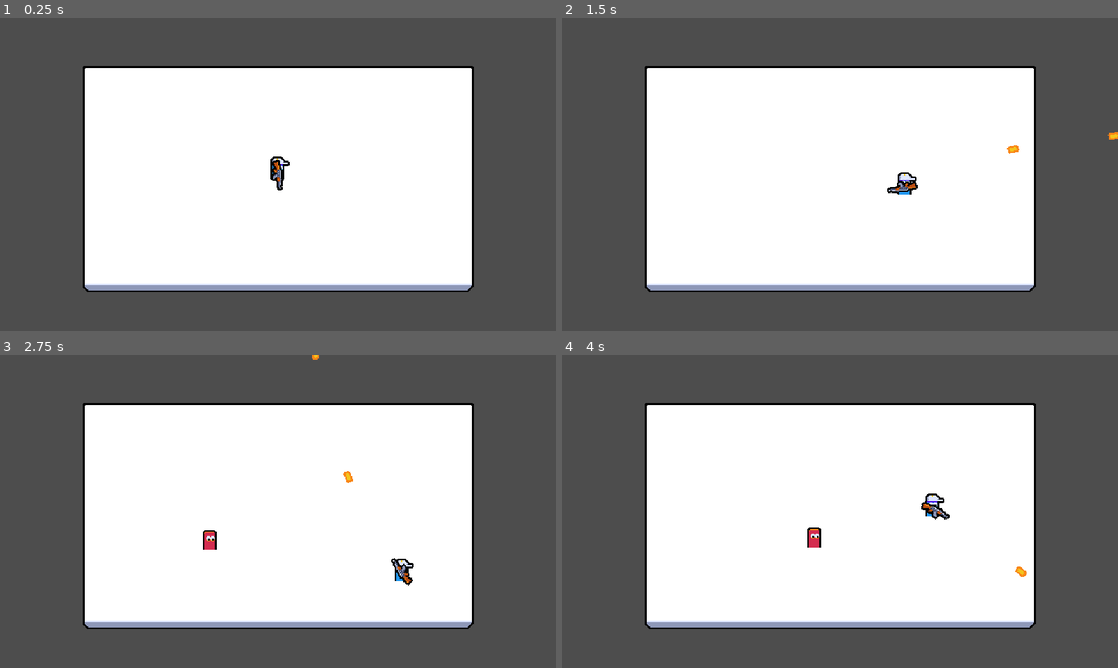
Above: before the commit, frames 1-4 (two rows, left to right).
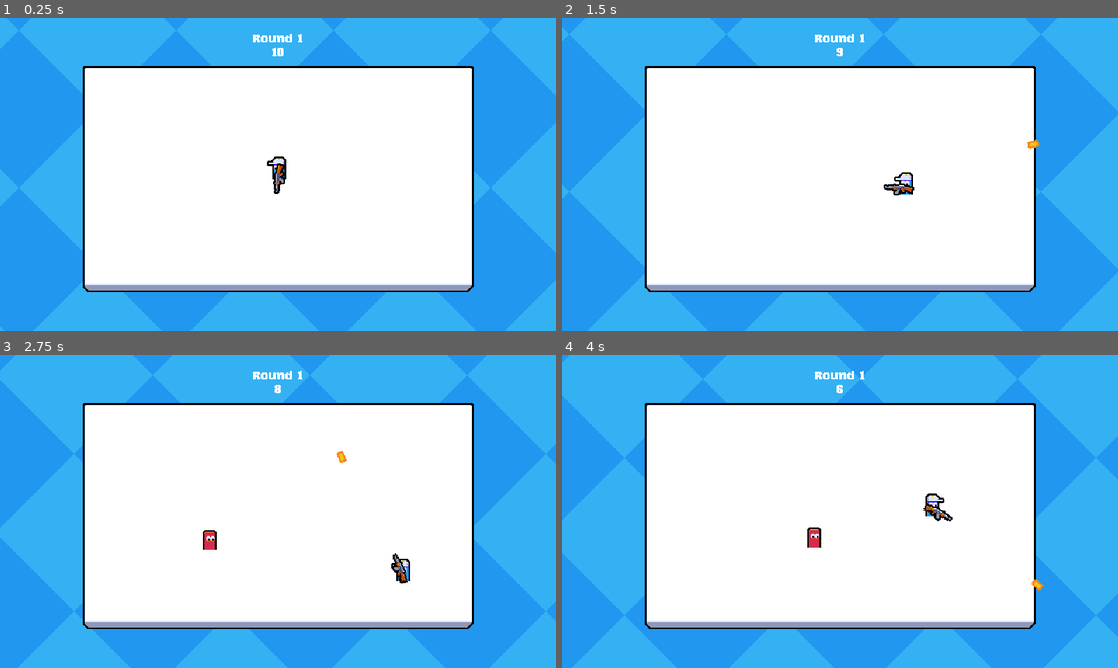
Above: after the commit, the same moments.

Repository: JonanBH/2dmpcourse
Game: Godot game, scene res://main.tscn
The game is run twice, just before and just after one commit, with the same random seed, the same clock (stepped at 60 frames per second) and the same inputs. This scene is started directly instead of the project's main scene.
Inputs (mouse positions are in pixels of both pictures, inside the frame that each line leads up to):
- Up to frame 1 (0.25 s): no input
- Up to frame 2 (1.5 s): move the mouse to (962, 158) at 0.52 s; press the mouse at (962, 158) at 0.53 s; hold D (move_right) 0.53-1.28 s; move the mouse to (728, 190) at 1.27 s; release the mouse at (728, 190) at 1.28 s; hold S (move_down) from 1.28 s (still down); click (728, 190) at 1.35 s
- Up to frame 3 (2.75 s): move the mouse to (333, 442) at 2.02 s; release S (move_down) at 2.03 s; press the mouse at (333, 442) at 2.03 s; hold D (move_right) from 2.03 s (still down)
- Up to frame 4 (4 s): move the mouse to (812, 574) at 2.77 s; release D (move_right) at 2.78 s; release the mouse at (812, 574) at 2.78 s; hold W (move_up) 2.78-3.53 s; click (812, 574) at 2.85 s; move the mouse to (1006, 558) at 3.52 s; press the mouse at (1006, 558) at 3.53 s; hold A (move_left) from 3.53 s (still down)

The runs differ from the first frame. In frame 1, 49% of the frame differs, in the area x 0-100%, y 0-100%; in frame 2, 49%; in frame 3, 49%; in frame 4, 49%.

Commit message:
feat: visual improvement and round data synchronization

Diff:
--- /dev/null
+++ b/autoload/background.tscn
@@ -0,0 +1,16 @@
+[gd_scene load_steps=4 format=3 uid="uid://xw5xs0vc3lu4"]
+
+[ext_resource type="Shader" uid="uid://b3ndpsfho0px2" path="res://resources/shader/background.gdshader" id="1_lsgk8"]
+[ext_resource type="Texture2D" uid="uid://bla5v6hhstc4o" path="res://assets/background.png" id="2_sdl01"]
+
+[sub_resource type="ShaderMaterial" id="ShaderMaterial_i5wg5"]
+shader = ExtResource("1_lsgk8")
+
+[node name="Background" type="Sprite2D"]
+texture_repeat = 2
+material = SubResource("ShaderMaterial_i5wg5")
+position = Vector2(330, 194)
+rotation = -0.785397
+texture = ExtResource("2_sdl01")
+region_enabled = true
+region_rect = Rect2(0, 0, 1200, 1200)
--- a/components/player_input_syncronizer_component.gd
+++ b/components/player_input_syncronizer_component.gd
@@ -13,5 +13,5 @@
 
 func gather_input() -> void:
 	movement_vector = Input.get_vector("move_left", "move_right", "move_up", "move_down", 0.2)
-	aim_vector = aim_root.global_position.direction_to(aim_root.get_global_mouse_position()).normalized()
+	aim_vector = aim_root.global_position.direction_to(aim_root.get_global_mouse_position())
 	is_attack_pressed = Input.is_action_pressed("attack")
--- /dev/null
+++ b/effect/muzzle_flash/muzzle_flash.tscn
@@ -0,0 +1,111 @@
+[gd_scene load_steps=11 format=3 uid="uid://fx6cvfwb5xo4"]
+
+[ext_resource type="Texture2D" uid="uid://btb55i4sg81g6" path="res://assets/particles.png" id="1_b85ay"]
+
+[sub_resource type="CanvasItemMaterial" id="CanvasItemMaterial_f5t5p"]
+particles_animation = true
+particles_anim_h_frames = 4
+particles_anim_v_frames = 1
+particles_anim_loop = false
+
+[sub_resource type="Gradient" id="Gradient_b85ay"]
+interpolation_mode = 1
+offsets = PackedFloat32Array(0, 0.369004, 0.693727)
+colors = PackedColorArray(0.952941, 0.768627, 0.109804, 1, 0.976471, 0.52549, 0.0901961, 1, 1, 1, 1, 1)
+
+[sub_resource type="GradientTexture1D" id="GradientTexture1D_f5t5p"]
+gradient = SubResource("Gradient_b85ay")
+
+[sub_resource type="Curve" id="Curve_dt8si"]
+_data = [Vector2(0, 0), 0.0, 0.0, 0, 0, Vector2(0.0841751, 1), 0.0, 0.0, 0, 0, Vector2(0.451178, 1), 0.0, 0.0, 0, 0, Vector2(1, 0), 0.0, 0.0, 0, 0]
+point_count = 4
+
+[sub_resource type="CurveTexture" id="CurveTexture_gufeg"]
+curve = SubResource("Curve_dt8si")
+
+[sub_resource type="ParticleProcessMaterial" id="ParticleProcessMaterial_dt8si"]
+particle_flag_disable_z = true
+angle_min = -720.0
+angle_max = 720.0
+spread = 10.0
+initial_velocity_min = 150.0
+initial_velocity_max = 300.0
+angular_velocity_min = -720.0
+angular_velocity_max = 720.0
+gravity = Vector3(0, 0, 0)
+damping_min = 900.0
+damping_max = 900.0
+scale_min = 0.5
+scale_curve = SubResource("CurveTexture_gufeg")
+color_initial_ramp = SubResource("GradientTexture1D_f5t5p")
+anim_offset_max = 1.0
+
+[sub_resource type="Animation" id="Animation_f5t5p"]
+length = 0.001
+tracks/0/type = "value"
+tracks/0/imported = false
+tracks/0/enabled = true
+tracks/0/path = NodePath(".:emitting")
+tracks/0/interp = 1
+tracks/0/loop_wrap = true
+tracks/0/keys = {
+"times": PackedFloat32Array(0),
+"transitions": PackedFloat32Array(1),
+"update": 1,
+"values": [false]
+}
+
+[sub_resource type="Animation" id="Animation_b85ay"]
+resource_name = "default"
+step = 0.05
+tracks/0/type = "value"
+tracks/0/imported = false
+tracks/0/enabled = true
+tracks/0/path = NodePath(".:emitting")
+tracks/0/interp = 1
+tracks/0/loop_wrap = true
+tracks/0/keys = {
+"times": PackedFloat32Array(0),
+"transitions": PackedFloat32Array(1),
+"update": 1,
+"values": [true]
+}
+tracks/1/type = "method"
+tracks/1/imported = false
+tracks/1/enabled = true
+tracks/1/path = NodePath(".")
+tracks/1/interp = 1
+tracks/1/loop_wrap = true
+tracks/1/keys = {
+"times": PackedFloat32Array(1),
+"transitions": PackedFloat32Array(1),
+"values": [{
+"args": [],
+"method": &"queue_free"
+}]
+}
+
+[sub_resource type="AnimationLibrary" id="AnimationLibrary_dt8si"]
+_data = {
+&"RESET": SubResource("Animation_f5t5p"),
+&"default": SubResource("Animation_b85ay")
+}
+
+[node name="MuzzleFlash" type="GPUParticles2D"]
+material = SubResource("CanvasItemMaterial_f5t5p")
+emitting = false
+amount = 5
+texture = ExtResource("1_b85ay")
+lifetime = 0.2
+one_shot = true
+preprocess = 0.05
+explosiveness = 0.9
+fixed_fps = 0
+interpolate = false
+process_material = SubResource("ParticleProcessMaterial_dt8si")
+
+[node name="AnimationPlayer" type="AnimationPlayer" parent="."]
+libraries = {
+&"": SubResource("AnimationLibrary_dt8si")
+}
+autoplay = "default"
--- a/entities/player/player.gd
+++ b/entities/player/player.gd
@@ -1,12 +1,15 @@
 class_name Player extends CharacterBody2D
 
 @onready var player_input_syncronizer_component: PlayerInputSynchronizerComponent = $PlayerInputSyncronizerComponent
-@onready var weapon_root: Node2D = $WeaponRoot
+@onready var visuals: Node2D = $Visuals
+@onready var weapon_root: Node2D = $Visuals/WeaponRoot
 @onready var fire_rate_timer: Timer = $FireRateTimer
 @onready var health_component: HealthComponent = $HealthComponent
+@onready var animation_player: AnimationPlayer = $AnimationPlayer
+@onready var barrel_position: Marker2D = %BarrelPosition
 
 var bullet_scene : PackedScene = preload("uid://i6a54pjcj6nb")
-
+var muzzle_flash_scene : PackedScene = preload("uid://fx6cvfwb5xo4")
 
 var input_multiplayer_authority : int = 1
 
@@ -16,31 +19,54 @@
 
 
 func _process(_delta: float) -> void:
-	var aim_position = weapon_root.global_position \
-			+ player_input_syncronizer_component.aim_vector
-
-	weapon_root.look_at(aim_position)
+	_update_aim_position()
 
 	if is_multiplayer_authority():
 		velocity = player_input_syncronizer_component.movement_vector * 100
 		move_and_slide()
 
 		if(player_input_syncronizer_component.is_attack_pressed):
-			try_create_bullet()
+			try_fire()
 
 
-func try_create_bullet() -> void:
+func _update_aim_position() -> void:
+	var aim_position = weapon_root.global_position \
+			+ player_input_syncronizer_component.aim_vector
+
+	var aim_vector :Vector2 = player_input_syncronizer_component.aim_vector
+
+	visuals.scale = Vector2.ONE if aim_vector.x >= 0 else Vector2(-1, 1)
+
+	weapon_root.look_at(aim_position)
+
+
+func try_fire() -> void:
 	if not fire_rate_timer.is_stopped():
 		return
 
 	var bullet := bullet_scene.instantiate() as Bullet
-	bullet.global_position = weapon_root.global_position
+	bullet.global_position = barrel_position.global_position
 
 	bullet.start(player_input_syncronizer_component.aim_vector.normalized())
 	get_parent().add_child(bullet, true)
 
 	fire_rate_timer.start()
 
+	_play_fire_effects.rpc()
+
+@rpc("authority", "call_local", "unreliable")
+func _play_fire_effects() -> void:
+	if animation_player.is_playing():
+		animation_player.stop()
+
+	animation_player.play("fire")
+
+	var muzzle_flash : Node2D = muzzle_flash_scene.instantiate()
+	muzzle_flash.global_position = barrel_position.global_position
+	muzzle_flash.rotation = barrel_position.global_rotation
+	get_parent().add_child(muzzle_flash)
+
+
 
 func _on_died() -> void:
 	print("Player died")
--- a/entities/player/player.tscn
+++ b/entities/player/player.tscn
@@ -6,6 +6,68 @@
 [ext_resource type="Texture2D" uid="uid://3py6iwcewkd5" path="res://entities/player/player-medium.png" id="3_sglur"]
 [ext_resource type="Texture2D" uid="uid://rm3uk3fjgcyp" path="res://entities/player/rifle.png" id="4_bls4j"]
 [ext_resource type="PackedScene" uid="uid://cagdrvllq4n4q" path="res://components/hurtbox_component.tscn" id="6_8fjmc"]
+
+[sub_resource type="Animation" id="Animation_qiwj3"]
+length = 0.001
+tracks/0/type = "value"
+tracks/0/imported = false
+tracks/0/enabled = true
+tracks/0/path = NodePath("Visuals/WeaponRoot/WeaponAnimationRoot:scale")
+tracks/0/interp = 1
+tracks/0/loop_wrap = true
+tracks/0/keys = {
+"times": PackedFloat32Array(0),
+"transitions": PackedFloat32Array(1),
+"update": 0,
+"values": [Vector2(1, 1)]
+}
+tracks/1/type = "value"
+tracks/1/imported = false
+tracks/1/enabled = true
+tracks/1/path = NodePath("Visuals/WeaponRoot/WeaponAnimationRoot:rotation")
+tracks/1/interp = 1
+tracks/1/loop_wrap = true
+tracks/1/keys = {
+"times": PackedFloat32Array(0),
+"transitions": PackedFloat32Array(1),
+"update": 0,
+"values": [0.0]
+}
+
+[sub_resource type="Animation" id="Animation_8fjmc"]
+resource_name = "fire"
+length = 0.15
+step = 0.02
+tracks/0/type = "value"
+tracks/0/imported = false
+tracks/0/enabled = true
+tracks/0/path = NodePath("Visuals/WeaponRoot/WeaponAnimationRoot:scale")
+tracks/0/interp = 1
+tracks/0/loop_wrap = true
+tracks/0/keys = {
+"times": PackedFloat32Array(0, 0.06, 0.15),
+"transitions": PackedFloat32Array(1, 1, 1),
+"update": 0,
+"values": [Vector2(1, 1), Vector2(0.6, 1.4), Vector2(1, 1)]
+}
+tracks/1/type = "value"
+tracks/1/imported = false
+tracks/1/enabled = true
+tracks/1/path = NodePath("Visuals/WeaponRoot/WeaponAnimationRoot:rotation")
+tracks/1/interp = 1
+tracks/1/loop_wrap = true
+tracks/1/keys = {
+"times": PackedFloat32Array(0, 0.0167537, 0.0711241, 0.15),
+"transitions": PackedFloat32Array(1, 1, 1, 1),
+"update": 0,
+"values": [0.0, -0.10472, 0.0523599, 0.0]
+}
+
+[sub_resource type="AnimationLibrary" id="AnimationLibrary_26q78"]
+_data = {
+&"RESET": SubResource("Animation_qiwj3"),
+&"fire": SubResource("Animation_8fjmc")
+}
 
 [sub_resource type="SceneReplicationConfig" id="SceneReplicationConfig_abrql"]
 properties/0/path = NodePath(".:global_position")
@@ -22,11 +84,16 @@
 motion_mode = 1
 script = ExtResource("1_symyc")
 
+[node name="AnimationPlayer" type="AnimationPlayer" parent="."]
+libraries = {
+&"": SubResource("AnimationLibrary_26q78")
+}
+
 [node name="HealthComponent" parent="." instance=ExtResource("2_fkugw")]
 max_health = 5
 
 [node name="PlayerInputSyncronizerComponent" parent="." node_paths=PackedStringArray("aim_root") instance=ExtResource("2_abrql")]
-aim_root = NodePath("../WeaponRoot")
+aim_root = NodePath("../Visuals/WeaponRoot")
 
 [node name="MultiplayerSynchronizer" type="MultiplayerSynchronizer" parent="."]
 replication_config = SubResource("SceneReplicationConfig_abrql")
@@ -39,19 +106,28 @@
 position = Vector2(0, -10)
 shape = SubResource("CircleShape2D_symyc")
 
-[node name="Sprite2D" type="Sprite2D" parent="."]
+[node name="Visuals" type="Node2D" parent="."]
+
+[node name="Sprite2D" type="Sprite2D" parent="Visuals"]
 position = Vector2(0, -16)
 texture = ExtResource("3_sglur")
 centered = false
 offset = Vector2(-9, -10)
 
-[node name="WeaponRoot" type="Node2D" parent="."]
+[node name="WeaponRoot" type="Node2D" parent="Visuals"]
 position = Vector2(0, -8)
 
-[node name="Sprite2D" type="Sprite2D" parent="WeaponRoot"]
+[node name="WeaponAnimationRoot" type="Node2D" parent="Visuals/WeaponRoot"]
+position = Vector2(4, 0)
+
+[node name="Sprite2D" type="Sprite2D" parent="Visuals/WeaponRoot/WeaponAnimationRoot"]
 texture = ExtResource("4_bls4j")
 centered = false
 offset = Vector2(-14, -6)
+
+[node name="BarrelPosition" type="Marker2D" parent="Visuals/WeaponRoot/WeaponAnimationRoot"]
+unique_name_in_owner = true
+position = Vector2(20, -1)
 
 [node name="HurtboxComponent" parent="." node_paths=PackedStringArray("health_component") instance=ExtResource("6_8fjmc")]
 position = Vector2(0, -8)
--- a/main.gd
+++ b/main.gd
@@ -4,6 +4,7 @@
 
 @onready var multiplayer_spawner: MultiplayerSpawner = $MultiplayerSpawner
 @onready var player_spawn_position: Marker2D = $PlayerSpawnPosition
+@onready var enemy_manager: EnemyManager = $EnemyManager
 
 var player_scene : PackedScene = preload("uid://bjmdbk30ebfj")
 
@@ -22,3 +23,4 @@
 func peer_ready() -> void:
 	var sender_id =  multiplayer.get_remote_sender_id()
 	multiplayer_spawner.spawn({"peer_id" : sender_id})
+	enemy_manager.synchronize(sender_id)
--- a/main.tscn
+++ b/main.tscn
@@ -1,8 +1,9 @@
-[gd_scene load_steps=6 format=3 uid="uid://bhfns2kme5t0f"]
+[gd_scene load_steps=7 format=3 uid="uid://bhfns2kme5t0f"]
 
 [ext_resource type="Script" uid="uid://bfacyf3ojev6w" path="res://main.gd" id="1_ig7tw"]
 [ext_resource type="Texture2D" uid="uid://cfrqb8qvkq1cv" path="res://assets/arena.png" id="2_0xm2m"]
 [ext_resource type="PackedScene" uid="uid://djbre07o11565" path="res://manager/EnemyManager.tscn" id="2_h2yge"]
+[ext_resource type="PackedScene" uid="uid://8coukj0jhooo" path="res://ui/game_ui/game_ui.tscn" id="3_1bvp3"]
 
 [sub_resource type="RectangleShape2D" id="RectangleShape2D_0xm2m"]
 size = Vector2(32, 300)
@@ -20,6 +21,9 @@
 [node name="MultiplayerSpawner" type="MultiplayerSpawner" parent="."]
 _spawnable_scenes = PackedStringArray("uid://i6a54pjcj6nb", "uid://4oqp8w4q1nhf")
 spawn_path = NodePath("../YSortRoot")
+
+[node name="GameUI" parent="." node_paths=PackedStringArray("enemy_manager") instance=ExtResource("3_1bvp3")]
+enemy_manager = NodePath("../EnemyManager")
 
 [node name="SpawnRect" type="ReferenceRect" parent="."]
 custom_minimum_size = Vector2(414, 216)
--- a/manager/enemy_manager.gd
+++ b/manager/enemy_manager.gd
@@ -1,4 +1,7 @@
+class_name EnemyManager
 extends Node
+
+signal round_changed(round_number : int)
 
 const ROUND_BASE_TIME := 10
 const ROUND_GROWTH := 5
@@ -12,7 +15,14 @@
 @onready var spawn_interval_timer: Timer = $SpawnIntervalTimer
 @onready var round_timer: Timer = $RoundTimer
 
-var round_count : int = 0
+var _round_count : int
+var round_count : int = 0:
+	get:
+		return _round_count
+	set(value):
+		_round_count = value
+		round_changed.emit(_round_count)
+
 var spawned_enemies : int = 0
 
 func _ready() -> void:
@@ -21,7 +31,37 @@
 
 	GameEvents.enemy_died.connect(_on_enemy_died)
 
-	begin_round()
+	if is_multiplayer_authority():
+		begin_round()
+
+
+func synchronize(to_peer_id : int = -1) -> void:
+	if !is_multiplayer_authority():
+		return
+
+	var data : Dictionary = {
+		"round_time_is_running": !round_timer.is_stopped(),
+		"round_timer_time_left": round_timer.time_left,
+		"round_count": round_count
+	}
+
+	if to_peer_id > -1 and to_peer_id != 1:
+		_synchronize.rpc_id(to_peer_id, data)
+	else:
+		_synchronize.rpc(data)
+
+
+@rpc("authority", "call_remote", "reliable")
+func _synchronize(data : Dictionary) -> void:
+	round_timer.wait_time = data.round_timer_time_left
+	if data.round_time_is_running:
+		round_timer.start()
+
+	round_count = data.round_count
+
+
+func get_round_time_remaining() -> float:
+	return round_timer.time_left
 
 
 func begin_round() -> void:
@@ -33,6 +73,8 @@
 		((round_count - 1) * ENEMY_SPAWN_TIME_GROWTH)
 
 	spawn_interval_timer.start()
+
+	synchronize()
 
 	print("Begining round %s" % round_count)
 
--- a/project.godot
+++ b/project.godot
@@ -18,6 +18,7 @@
 [autoload]
 
 GameEvents="*res://autoload/game_events.gd"
+Background="*res://autoload/background.tscn"
 
 [display]
 
@@ -26,6 +27,10 @@
 window/size/window_width_override=1280
 window/size/window_height_override=720
 window/stretch/mode="viewport"
+
+[gui]
+
+theme/custom="uid://rgsrso7wjtkv"
 
 [input]
 
--- /dev/null
+++ b/resources/shader/background.gdshader
@@ -0,0 +1,7 @@
+shader_type canvas_item;
+
+
+void fragment() {
+	vec4 color = texture(TEXTURE, UV + vec2(0.04 * TIME, 0.02 * TIME));
+	COLOR = color;
+}
--- /dev/null
+++ b/resources/theme/theme.tres
@@ -0,0 +1,7 @@
+[gd_resource type="Theme" load_steps=2 format=3 uid="uid://rgsrso7wjtkv"]
+
+[ext_resource type="FontFile" uid="uid://bc7x2bcpxw624" path="res://resources/font/KarenFat.ttf" id="1_8tjqa"]
+
+[resource]
+default_font = ExtResource("1_8tjqa")
+default_font_size = 16
--- /dev/null
+++ b/ui/game_ui/game_ui.gd
@@ -0,0 +1,17 @@
+extends CanvasLayer
+
+@export var enemy_manager : EnemyManager
+
+@onready var timer_label: Label = %TimerLabel
+@onready var round_label: Label = %RoundLabel
+
+func _ready() -> void:
+	enemy_manager.round_changed.connect(_on_round_began)
+
+
+func _process(_delta: float) -> void:
+	timer_label.text = str(ceili(enemy_manager.get_round_time_remaining()))
+
+
+func _on_round_began(round_number : int) -> void:
+	round_label.text = "Round %s" % round_number
--- /dev/null
+++ b/ui/game_ui/game_ui.tscn
@@ -0,0 +1,32 @@
+[gd_scene load_steps=2 format=3 uid="uid://8coukj0jhooo"]
+
+[ext_resource type="Script" uid="uid://0qki5umqjagy" path="res://ui/game_ui/game_ui.gd" id="1_5rq5h"]
+
+[node name="GameUI" type="CanvasLayer"]
+script = ExtResource("1_5rq5h")
+
+[node name="MarginContainer" type="MarginContainer" parent="."]
+anchors_preset = 15
+anchor_right = 1.0
+anchor_bottom = 1.0
+grow_horizontal = 2
+grow_vertical = 2
+theme_override_constants/margin_top = 16
+
+[node name="VBoxContainer" type="VBoxContainer" parent="MarginContainer"]
+layout_mode = 2
+theme_override_constants/separation = 0
+
+[node name="RoundLabel" type="Label" parent="MarginContainer/VBoxContainer"]
+unique_name_in_owner = true
+layout_mode = 2
+size_flags_horizontal = 4
+size_flags_vertical = 0
+text = "Round 1"
+
+[node name="TimerLabel" type="Label" parent="MarginContainer/VBoxContainer"]
+unique_name_in_owner = true
+layout_mode = 2
+size_flags_horizontal = 4
+size_flags_vertical = 0
+text = "30"
Binary file added: assets/background.png
Not shown, added: assets/background.png.import
Binary file added: assets/particles.png
Not shown, added: assets/particles.png.import
Not shown: 1 places in entities/player/player.tscn that only renumber resources
Binary file added: resources/font/KarenFat.ttf
Not shown, added: resources/font/KarenFat.ttf.import
Not shown, added: resources/shader/background.gdshader.uid
Not shown, added: ui/game_ui/game_ui.gd.uid
